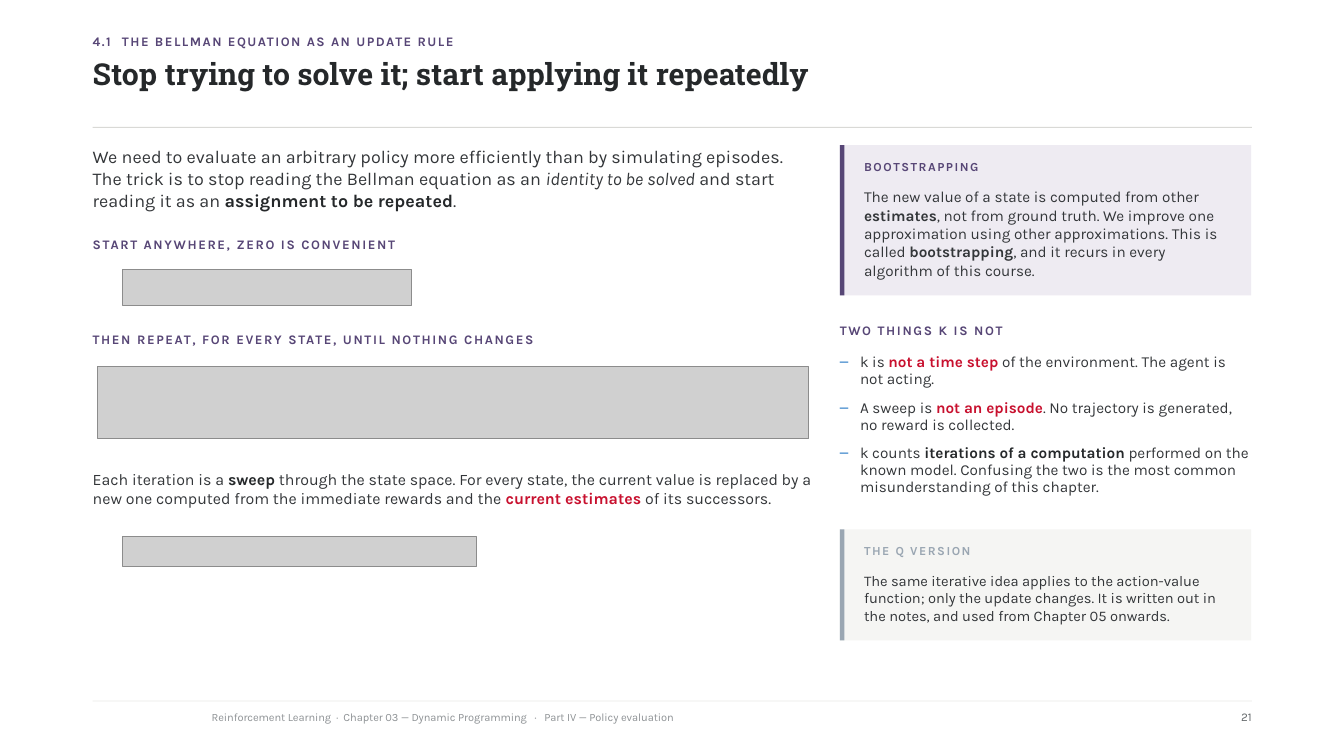
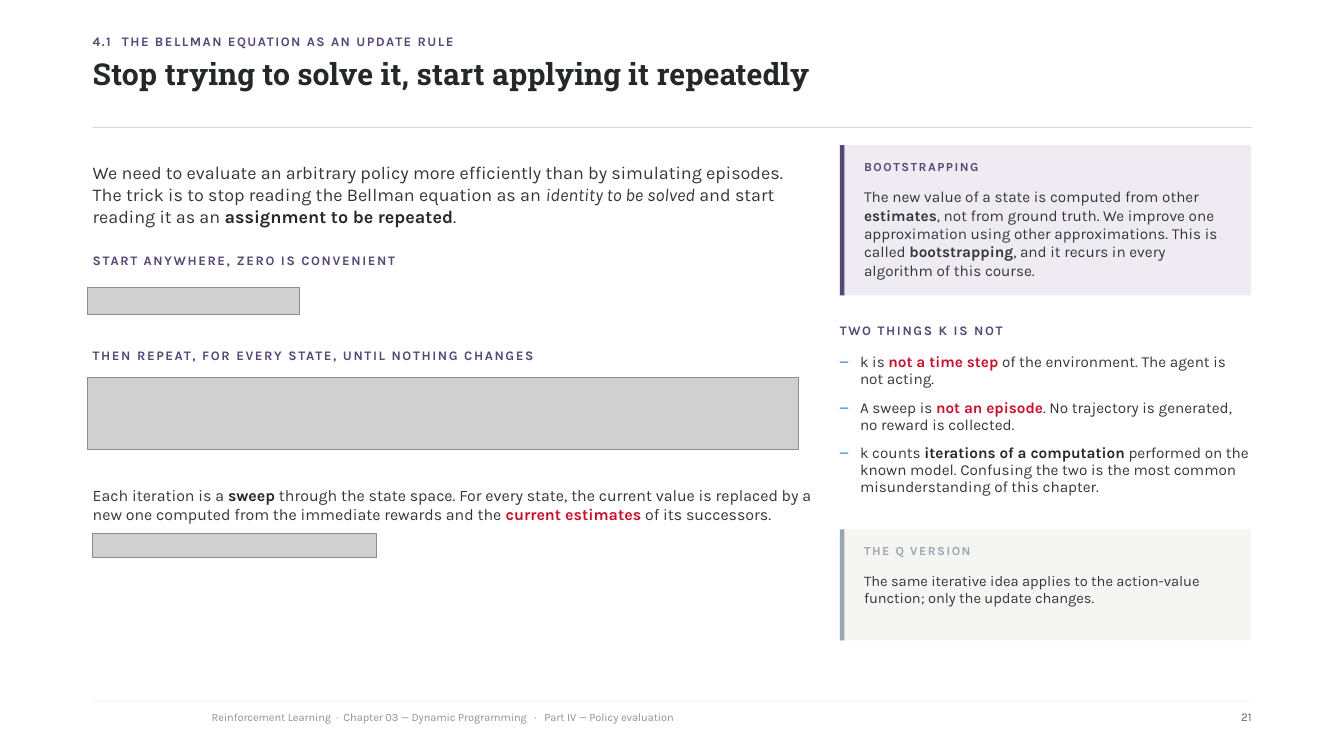
Before and after one commit to riccardoberta/reinforcement-learning, a slide deck: slide 21 of 03 - Dynamic Programming/slides.pptx. Drawn at 1344x756 pixels with LibreOffice and Linux fonts; fonts in the diff are those of the drawing; grey boxes stand for pictures; background and template pictures are left out. Boxes give left, top, right and bottom in pixels: in the first picture for what was removed or moved away, otherwise in the second. Text is boxed around its words. In the diff, an @@ line names an element or a change of style, - is before the commit and + after.

```diff
--- a/03 - Dynamic Programming/slides.pptx
+++ b/03 - Dynamic Programming/slides.pptx
@@ text at box(93, 62, 810, 92): text changed @@
-Stop trying to solve it; start applying it repeatedly
+Stop trying to solve it, start applying it repeatedly
@@ picture: place and size @@
-picture at box(123, 269, 411, 306)
+picture at box(88, 287, 300, 315)
@@ 4 texts: place and size @@
-4 texts at box(93, 150, 811, 508)
+4 texts at box(93, 166, 811, 524)
@@ picture: place and size @@
-picture at box(98, 367, 810, 440)
+picture at box(88, 377, 800, 450)
@@ picture: place and size @@
-picture at box(123, 536, 476, 567)
+picture at box(93, 533, 377, 558)
@@ text at box(864, 576, 1199, 607): text changed @@
-The same iterative idea applies to the action-value function; only the update changes. It is written out in the notes, and used from Chapter 05 onwards.
+The same iterative idea applies to the action-value function; only the update changes.
```
Also in this commit, not shown: 20 other slides changed, 10 other files.
